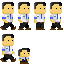
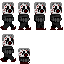
The second 64 × 64 image is a revision of the first. Changes to its layers:
renamed "Layer 3" to "Layer 6", painted on it over [0, 2, 63, 64]
